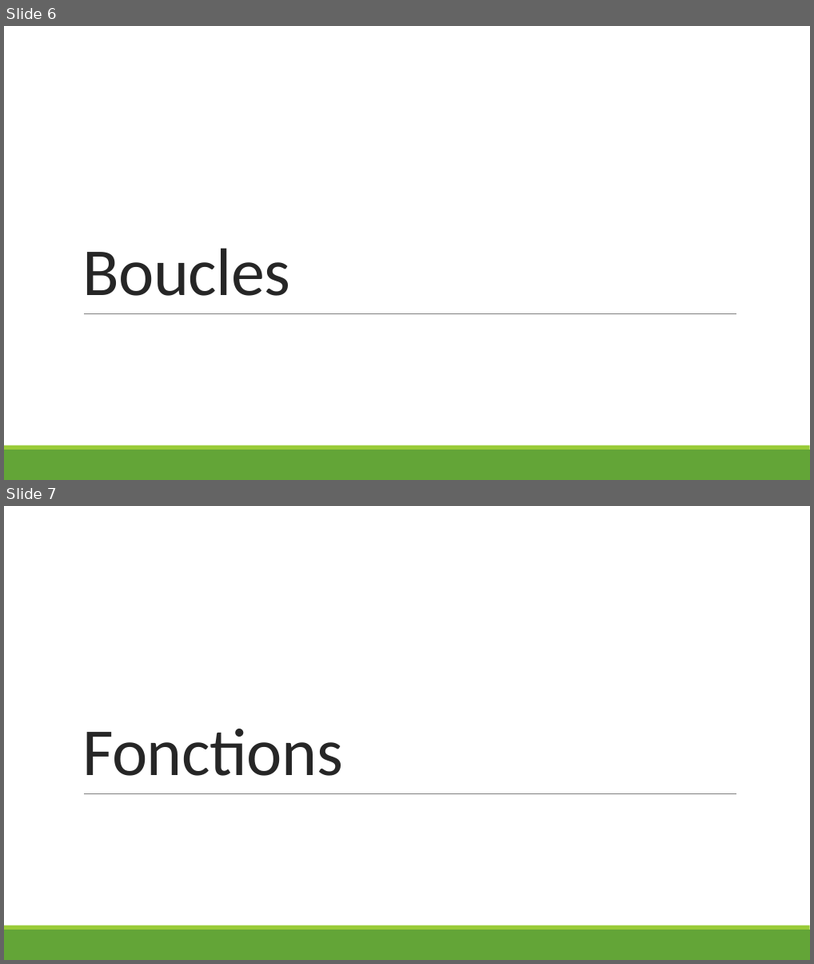
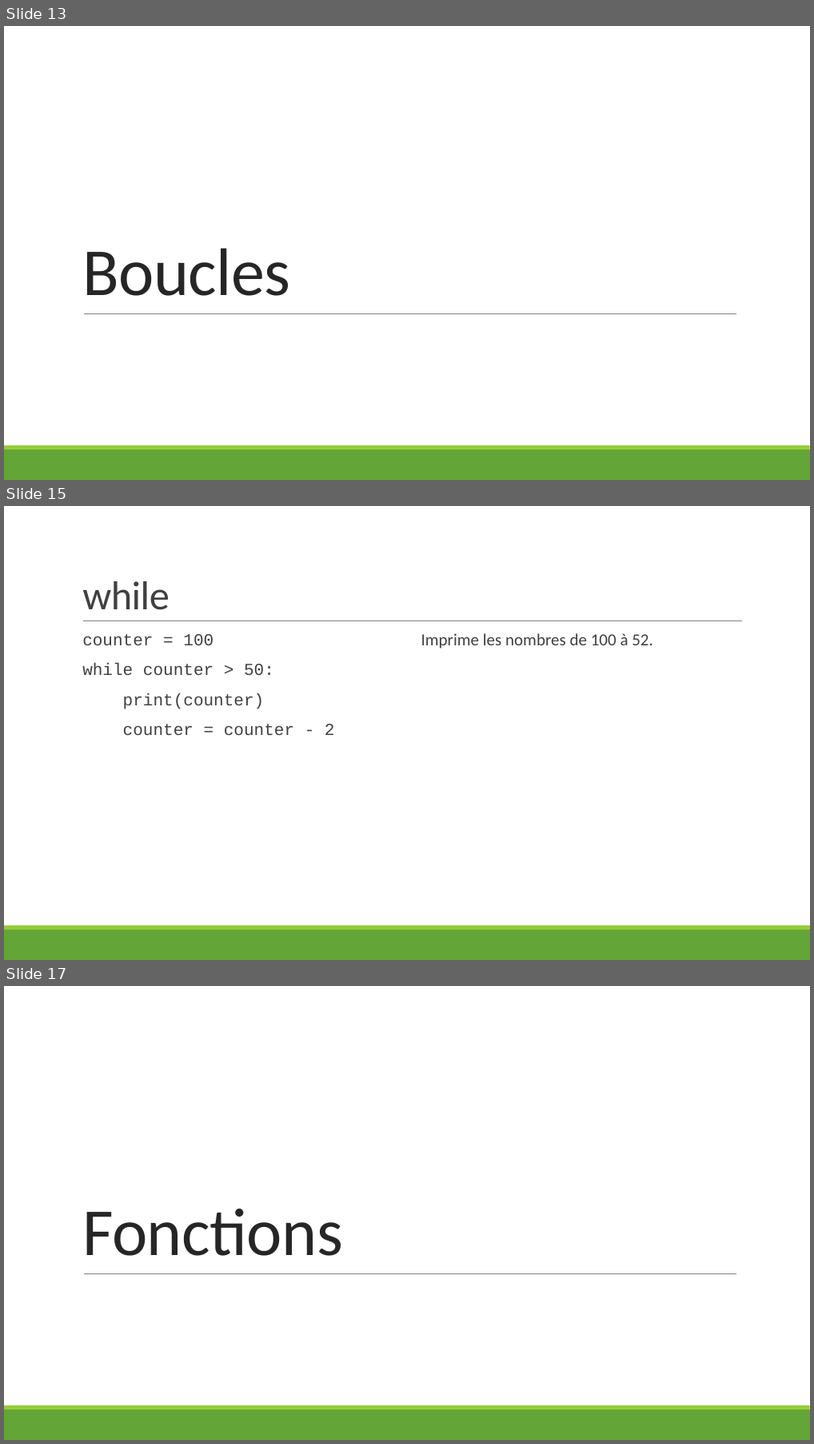
Before and after one commit to hermes-python-201910/courseware, a slide deck: slides.pptx. Shown one above the other, each under a label of ours: slides 6 and 7 before the commit, slides 13, 15 and 17 after it; the slides between them are not shown. The pictures are 814x964 and 814x1444 pixels, drawn with LibreOffice and Linux fonts; fonts in the diff are those of the drawing. Boxes give left, top, right and bottom in pixels: in the first picture for what was removed or moved away, otherwise in the second. Text is boxed around its words. In the diff, an @@ line names an element or a change of style, - is before the commit and + after.

```diff
--- a/slides.pptx
+++ b/slides.pptx
@@ slide 15 added at box(4, 506, 810, 960), background #FFFFFF; not listed: 2 template elements that a slide beside it also shows @@
@@ title added at box(82, 581, 170, 610), 48 pt, text #404040 @@
+while
@@ line added from (83, 621) to (742, 621), #808080 0.5 pt @@
@@ text added at box(82, 634, 335, 735), 20 pt, text #404040 @@
+  counter = 100
+  while counter > 50:
+  print(counter)
+  counter = counter - 2
@@ text added at box(422, 633, 654, 648), 20 pt, text #404040 @@
+  Imprime les nombres de 100 à 52.
@@ what was slide 6 is now slide 13 @@
@@ what was slide 7 is now slide 17 @@
```
Also in this commit, not shown: 21 other slides added, 4 slides removed.
